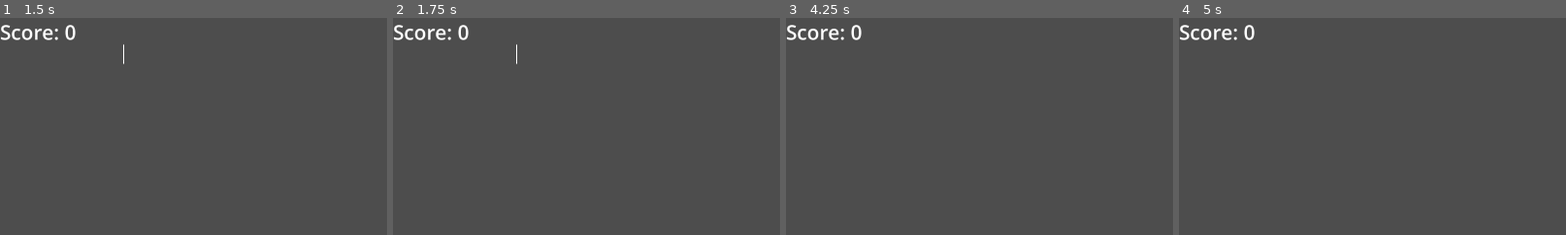
Above: before the commit, frames 1-4 (left to right).
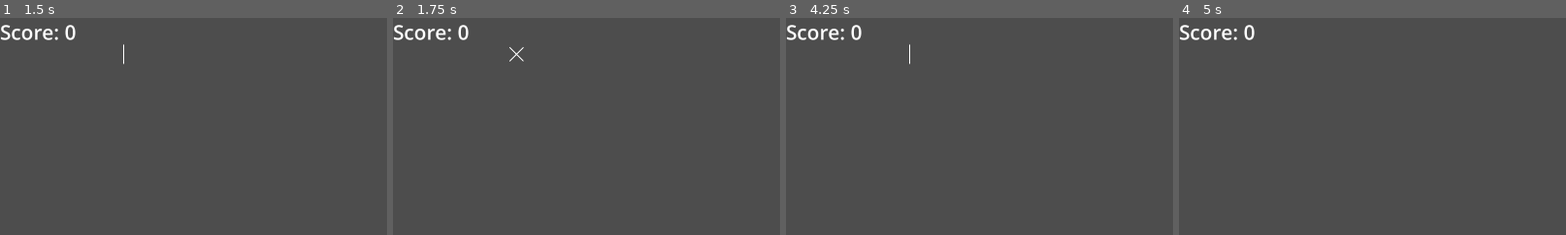
Above: after the commit, the same moments.

Repository: joeljanzen/Bitstreamer
Game: Godot game, scene res://Scenes/test_level.tscn
The game is run twice, just before and just after one commit, with the same random seed, the same clock (stepped at 60 frames per second) and the same inputs.
Inputs:
- Up to frame 1 (1.5 s): tap Enter (Enter) at 0.5 s; tap 0 (0 bit) at 0.6 s; tap 1 (1 bit) at 0.8, 1.35 s; tap Space at 1.25 s
- Up to frame 2 (1.75 s): tap Enter (Enter) at 1.55 s
- Up to frame 3 (4.25 s): tap Enter (Enter) at 2, 2.1, 3.5, 3.8 s; tap 0 (0 bit) at 2.3, 2.85 s; tap Space at 2.75 s; tap 1 (1 bit) at 3.05, 3.6 s
- Up to frame 4 (5 s): tap Space at 4.25 s; tap Enter (Enter) at 4.35 s; tap 0 (0 bit) at 4.55 s
The pictures show only the part of the screen within x 0-50%, y 0-50%; the shares and areas given below are measured in that part.

Frame 1 is identical in both runs. In frame 2, 0.1% of the frame differs, in the area x 30-34%, y 12-22%; in frame 3, less than 0.1%; in frame 4, nothing differs.

Commit message:
Code quality
Formatting, and got rid of debugger warnings

Diff:
--- a/Scenes/test_level.tscn
+++ b/Scenes/test_level.tscn
@@ -15,7 +15,7 @@
 }],
 "loop": false,
 "name": &"Cannot Enter",
-"speed": 10.0
+"speed": 4.0
 }, {
 "frames": [{
 "duration": 1.0,
@@ -64,14 +64,14 @@
 offset_right = 302.0
 offset_bottom = 47.0
 theme = ExtResource("1_dtjkg")
-theme_override_colors/font_color = Color(0.50140655, 0.5014065, 0.5014065, 1)
+theme_override_colors/font_color = Color(0.3854925, 0.38549247, 0.38549247, 1)
 vertical_alignment = 1
 
 [node name="Cursor" type="AnimatedSprite2D" parent="." unique_id=627972586 node_paths=PackedStringArray("bit_label")]
 position = Vector2(306, 90)
 scale = Vector2(0.3, 0.3)
 sprite_frames = SubResource("SpriteFrames_dtjkg")
-animation = &"Enter"
+animation = &"Cannot Enter"
 autoplay = "Flicker"
 script = ExtResource("3_rsyfn")
 bit_label = NodePath("../Control/Bit Label")
--- a/Scripts/bit.gd
+++ b/Scripts/bit.gd
@@ -1,6 +1,6 @@
 class_name Bit
 extends Node2D
-## a bit the player should click when it reaches the cursor
+## a bit to send to the player
 
 @onready var _label = $"Bit Label"
 @onready var _sprite = $Sprite2D
@@ -26,6 +26,7 @@
 
 
 func _ready() -> void:
+	# set bit appearance
 	match _value:
 		BitType.Type.ZERO:
 			_sprite.hide()
@@ -57,7 +58,7 @@
 
 
 ## click the bit
-func clicked(cursor_x: int) -> void:
+func clicked(cursor_x: float) -> void:
 	#play animation and sound idk
 	var acc = abs(position.x - cursor_x)
 	print("distance to cursor: %s" % acc)
@@ -74,12 +75,12 @@
 
 ## returns if the bit is clickable
 func clickable(cursor_pos: Vector2) -> bool:
-	return position.x <= cursor_pos.x + _click_range && !missed(cursor_pos.x) && cursor_pos.y == position.y
+	return position.x <= cursor_pos.x + float(_click_range) && !missed(cursor_pos.x) && cursor_pos.y == position.y
 
 
 ## returns if the bit has been missed (it has passed the clickable window)
-func missed(cursor_x: int) -> bool:
-	return position.x < cursor_x - _click_range
+func missed(cursor_x: float) -> bool:
+	return position.x < cursor_x - float(_click_range)
 
 
 ## set the distance before/past the cursor where the bit is considered clickable
--- a/Scripts/cursor.gd
+++ b/Scripts/cursor.gd
@@ -9,11 +9,11 @@
 
 ## stack of bits currently on screen
 var bit_stream = []
-# the speed the cursor blinks while idle
+## the speed the cursor blinks while idle
 var flicker_speed = 4
 
 
-func _process(delta: float) -> void:
+func _process(_delta: float) -> void:
 	# default animation
 	if !is_playing():
 		play("Flicker")
@@ -22,11 +22,11 @@
 	if Input.is_action_just_pressed("0 bit"):
 		# sound and animation here
 		play("Click")
-		click_bit(0)
+		click_bit(BitType.Type.ZERO)
 	if Input.is_action_just_pressed("1 bit"):
 		#sound and animation here
 		play("Click")
-		click_bit(1)
+		click_bit(BitType.Type.ONE)
 	if Input.is_action_just_pressed("Enter"):
 		#sound and animation here
 		if click_enter():
@@ -43,7 +43,7 @@
 		var missed = bit_stream.pop_front()
 		# still clicks enter if you miss it
 		if missed.get_value() == BitType.Type.ENTER:
-			play("Cannot Enter")
+			play("Enter")
 			missed.clicked(position.x)
 			bit_label.text += "\n"
 			position.y += Bit.get_height()
